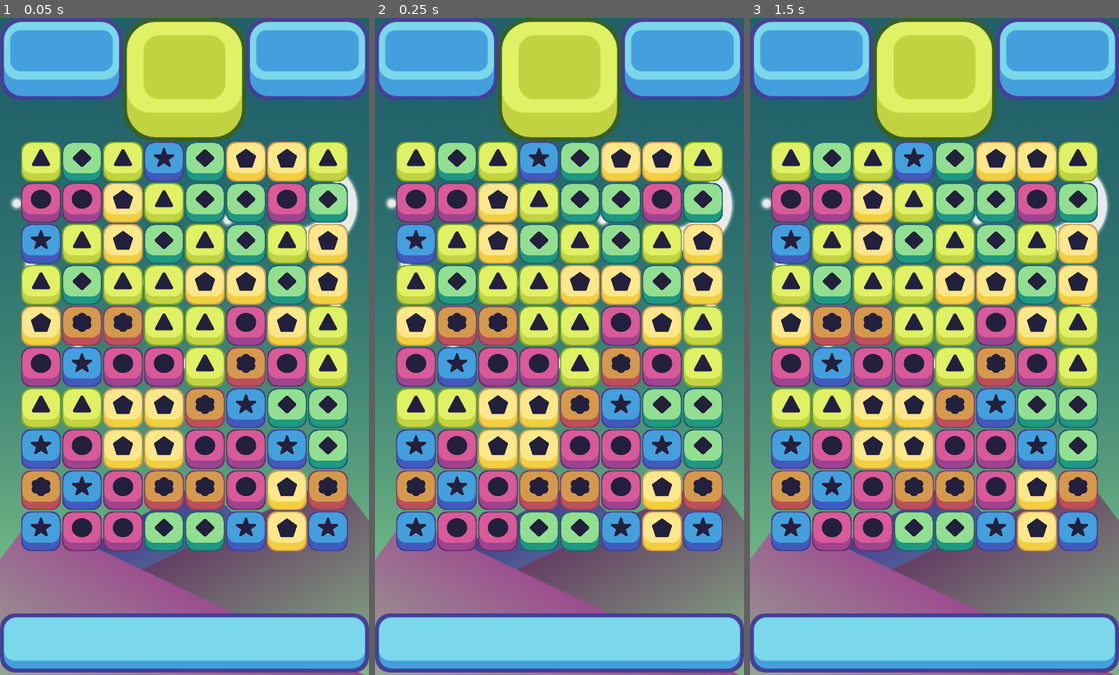
Above: before the commit, frames 1-3 (left to right).
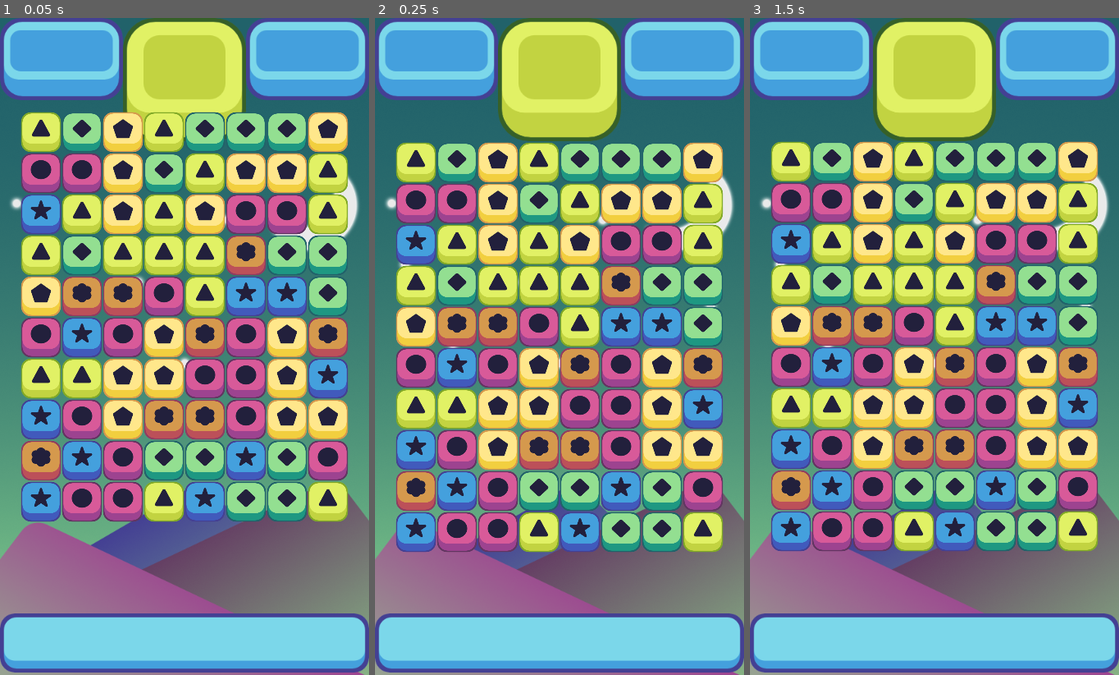
Above: after the commit, the same moments.

Repository: gonzalojs/Match3_Godot
Game: Godot game, scene res://Scenes/game_window.tscn
Same seed, same stepped clock (60 frames per second), same inputs: the game is played once before the commit and once after it.
Inputs (mouse positions are in pixels of both pictures, inside the frame that each line leads up to):
- Up to frame 1 (0.05 s): no input
- Up to frame 2 (0.25 s): no input
- Up to frame 3 (1.5 s): move the mouse to (1015, 313) at 0.52 s; tap Enter at 1.25 s; move the mouse to (860, 379) at 1.27 s

The runs differ from the first frame. In frame 1, 53% of the frame differs, in the area x 5-95%, y 14-82%; in frame 2, 28%; in frame 3, 25%.

Commit message:
pieces falling

Diff:
--- a/Scenes/game_window.tscn
+++ b/Scenes/game_window.tscn
@@ -30,6 +30,7 @@
 x_start = 64
 y_start = 800
 offset = 64
+y_offset = 2
 
 [node name="destroy_timer" type="Timer" parent="."]
 wait_time = 0.5
--- a/Scripts/Piece.gd
+++ b/Scripts/Piece.gd
@@ -1,19 +1,19 @@
 extends Node2D
 
-export (String) var color;
-var move_tween;
-var matched = false;
+export (String) var color
+var move_tween
+var matched = false
 
 # Called when the node enters the scene tree for the first time.
 func _ready():
-	move_tween = $move_tween;
+	move_tween = $move_tween
 	pass # Replace with function body.
 
 func move(target):
 	move_tween.interpolate_property(self, "position", position, target,
-									.4, Tween.TRANS_ELASTIC, Tween.EASE_OUT);
-	move_tween.start();
-	pass;
+									.4, Tween.TRANS_ELASTIC, Tween.EASE_OUT)
+	move_tween.start()
+	pass
 
 # Called every frame. 'delta' is the elapsed time since the previous frame.
 #func _process(delta):
@@ -21,5 +21,5 @@
 
 func dim():
 	var sprite = get_node("Sprite")
-	sprite.modulate = Color(1, 1, 1, .5);
-	pass;
+	sprite.modulate = Color(1, 1, 1, .5)
+	pass
--- a/Scripts/grid.gd
+++ b/Scripts/grid.gd
@@ -6,6 +6,8 @@
 export (int) var x_start
 export (int) var y_start
 export (int) var offset
+
+export (int) var y_offset # How much above the piece start
 
 # The piece array
 var possible_pieces = [
@@ -55,8 +57,8 @@
 				piece = possible_pieces[rand].instance()
 			# Instance that piece from the array
 			add_child(piece)
-			piece.position = grid_to_pixel(i, j)
-			all_pieces[i][j] = piece
+			piece.position = grid_to_pixel(i, j - y_offset )
+			piece.move(grid_to_pixel(i, j))
 
 func match_at(i, j, color):
 	if i > 1:
@@ -184,7 +186,8 @@
 					loops += 1
 					piece = possible_pieces[rand].instance()
 				add_child(piece)
-				piece.position = grid_to_pixel(i, j)
+				piece.position = grid_to_pixel(i, j - y_offset)
+				piece.move(grid_to_pixel(i, j))
 				all_pieces[i][j] = piece
 
 func _on_destroy_timer_timeout():
